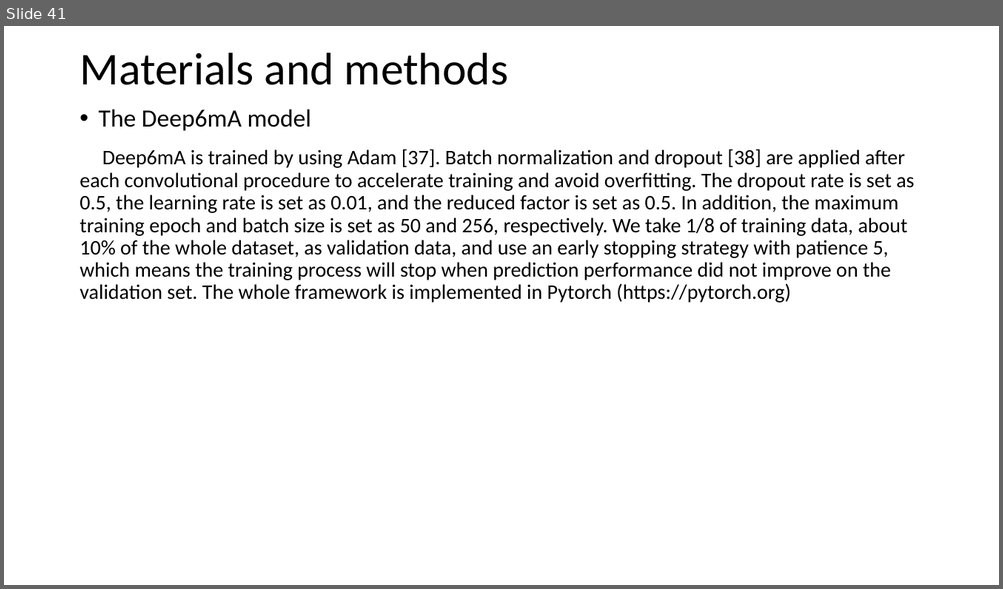
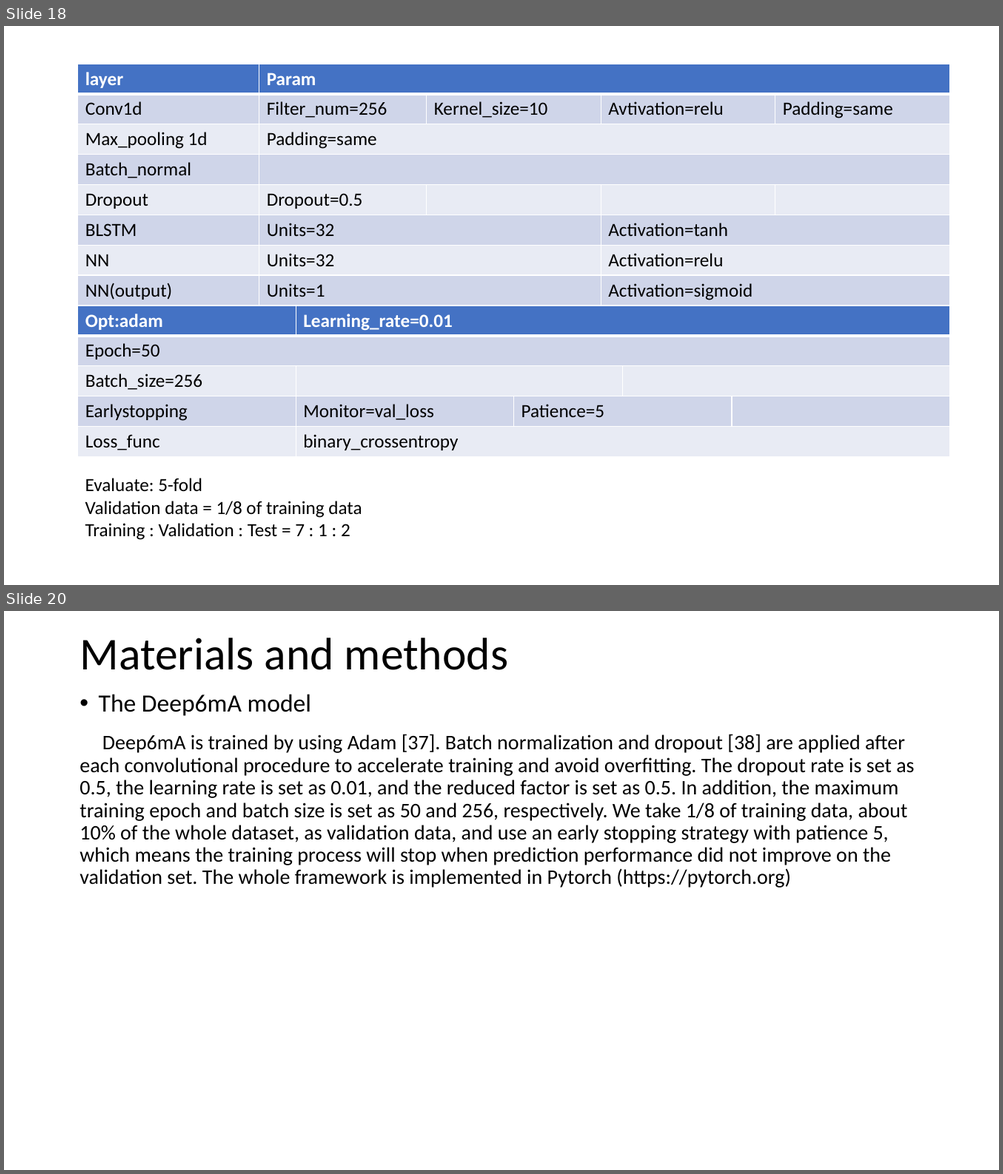
Before and after one commit to YanChengHuang/paper_implement, a slide deck: Deep6mA/Presentation/deep6mA.pptx. Shown one above the other, each under a label of ours: slide 41 before the commit, slides 18 and 20 after it; the slides between them are not shown. The pictures are 1003x589 and 1003x1174 pixels, drawn with LibreOffice and Linux fonts; fonts in the diff are those of the drawing. Boxes give left, top, right and bottom in pixels: in the first picture for what was removed or moved away, otherwise in the second. Text is boxed around its words. In the diff, an @@ line names an element or a change of style, - is before the commit and + after.

```diff
--- a/Deep6mA/Presentation/deep6mA.pptx
+++ b/Deep6mA/Presentation/deep6mA.pptx
@@ slide 18 added at [4,26,999,585], background #FFFFFF @@
@@ table added at [78,64,950,306], 8 rows, 5 columns @@
+layer | Param |  |  | 
+Conv1d | Filter_num=256 | Kernel_size=10 | Avtivation=relu | Padding=same
+Max_pooling 1d | Padding=same |  |  | 
+Batch_normal |  |  |  | 
+Dropout | Dropout=0.5 |  |  | 
+BLSTM | Units=32 |  | Activation=tanh | 
+NN | Units=32 |  | Activation=relu | 
+NN(output) | Units=1 |  | Activation=sigmoid | 
@@ table added at [78,306,949,457], 5 rows, 5 columns @@
+Opt:adam | Learning_rate=0.01 |  |  | 
+Epoch=50 |  |  |  | 
+Batch_size=256 |  |  |  | 
+Earlystopping | Monitor=val_loss | Patience=5 |  | 
+Loss_func | binary_crossentropy |  |  | 
@@ text added at [85,478,361,540], 18 pt, text #000000 @@
+Evaluate: 5-fold
+Validation data = 1/8 of training data
+Training : Validation : Test = 7 : 1 : 2
@@ what was slide 41 is now slide 20 @@
```
Also in this commit, not shown: 1 slide changed, 2 other slides added, 1 other file.
